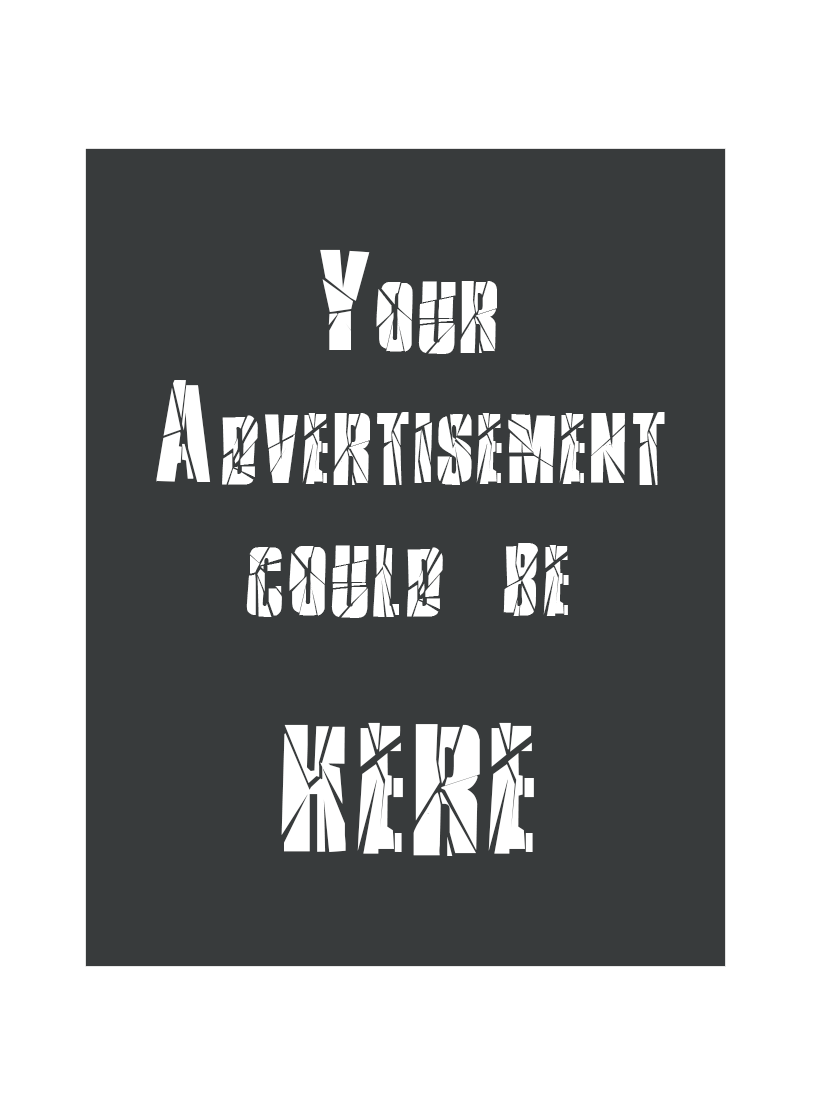
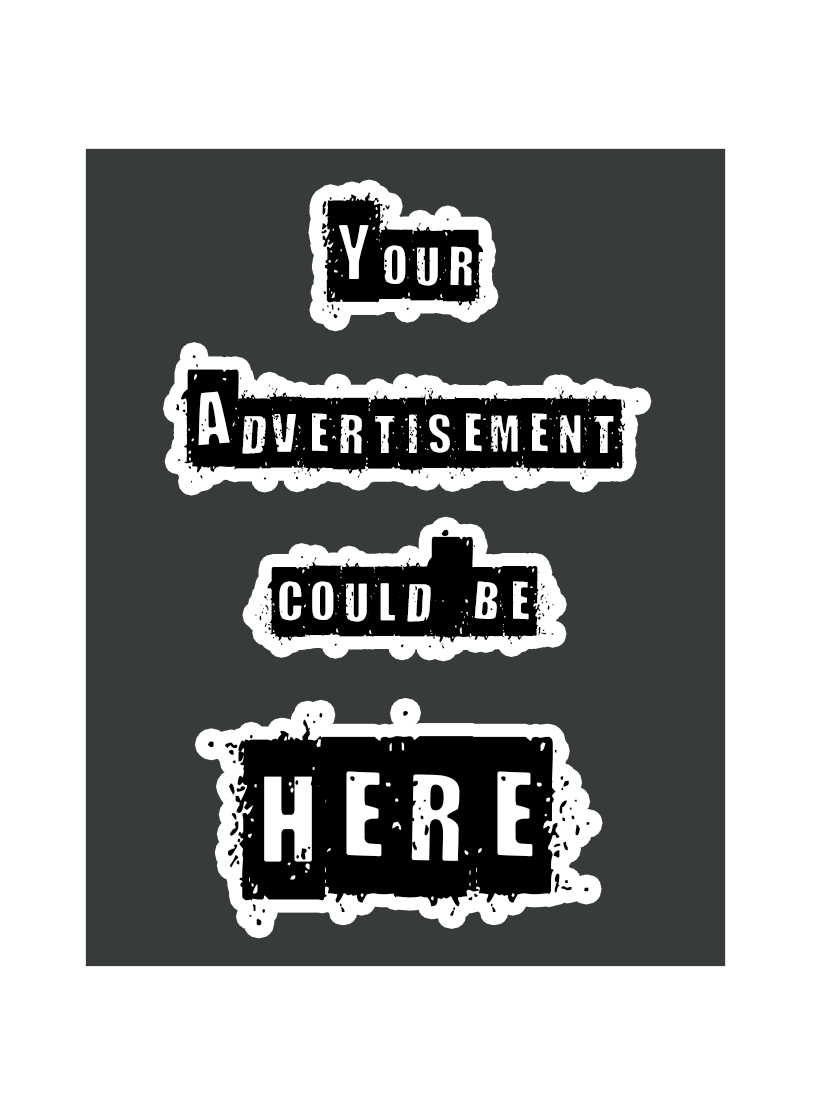
The second 815x1110 image is a revision of the first. Changes to its layers:
added layer "HERE" above "Your Advertisement could be" over (207, 711, 590, 926)
renamed "Your Advertisement could be here" to "Your Advertisement could be", painted on it over (156, 192, 665, 856)
painted on "Ebene 0" over (156, 179, 665, 939)
